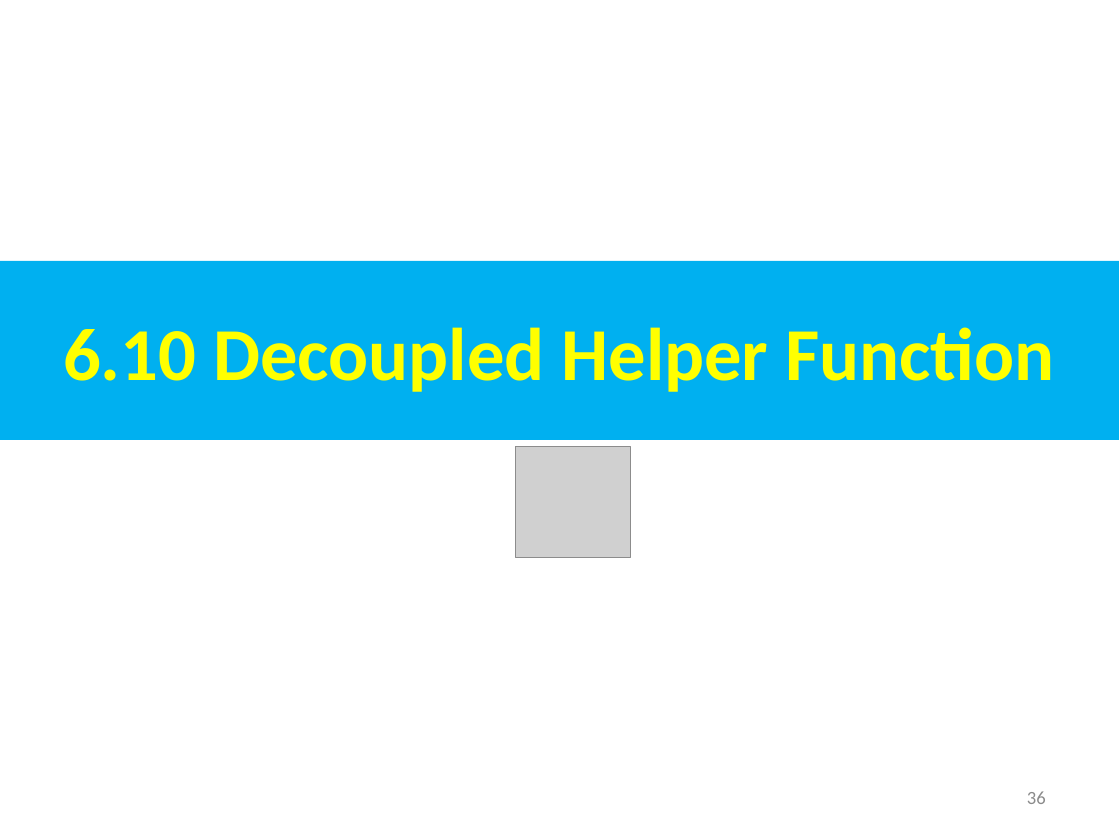
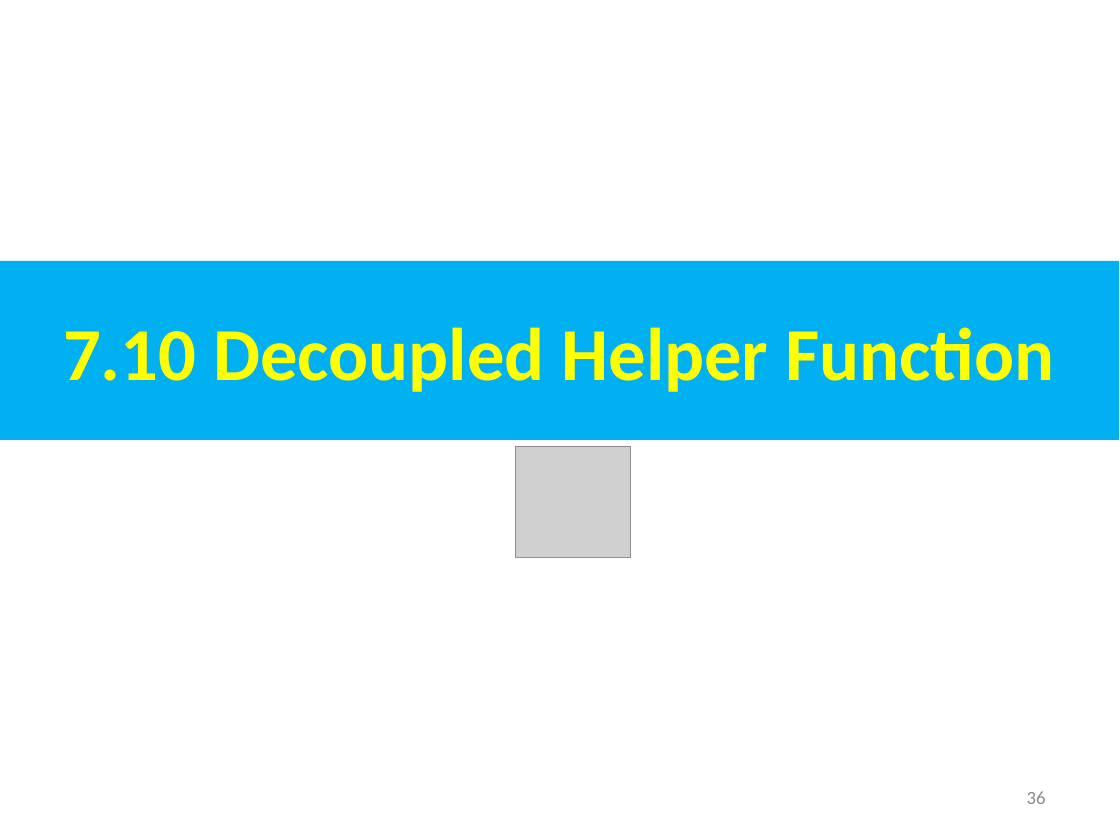
Before and after one commit to peterhchen/AIU_CS800_Chisel, a slide deck: slide 36 of 500_UCSC_HWD/007_Decoup/000_Video/007.Decoup.ppt. Drawn at 1120x840 pixels with LibreOffice and Linux fonts; fonts in the diff are those of the drawing; grey boxes stand for pictures. Boxes give left, top, right and bottom in pixels: in the first picture for what was removed or moved away, otherwise in the second. Text is boxed around its words. In the diff, an @@ line names an element or a change of style, - is before the commit and + after.

```diff
--- a/500_UCSC_HWD/007_Decoup/000_Video/007.Decoup.ppt
+++ b/500_UCSC_HWD/007_Decoup/000_Video/007.Decoup.ppt
@@ text in rectangle at <box>63,327,1054,392</box>: text changed @@
-6.10 Decoupled Helper Function
+7.10 Decoupled Helper Function
```
Also in this commit, not shown: 45 other slides changed.
